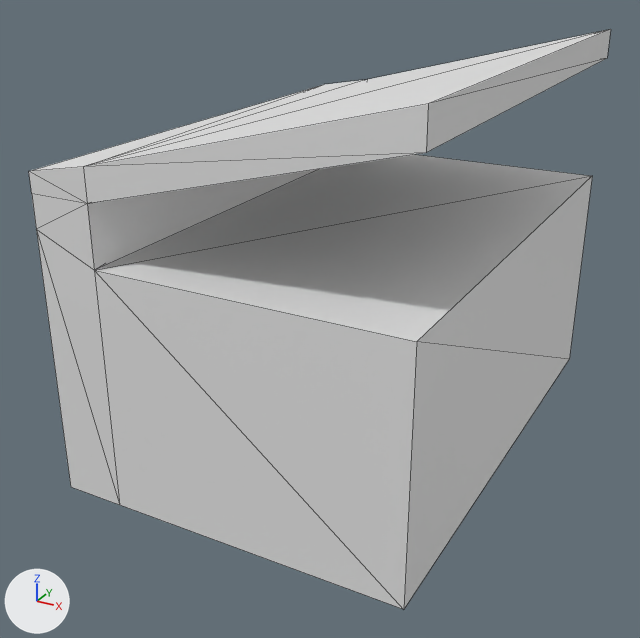
The glTF model resources/models/pickups/ammo_box.glb as it was, and as the next commit left it.
Before and after are seen from a 50 mm camera at (6.81, -18.99, 5.96) aimed at (-3.04, -1.07, -3.0). The axes (+X, +Y, +Z) are drawn at lower left. The lights are the same throughout. The older version comes first. Mesh edges are drawn as thin lines. Where no turn or scale is listed for an object, it has been applied to the vertices. Vertices at exactly the same position are counted once.
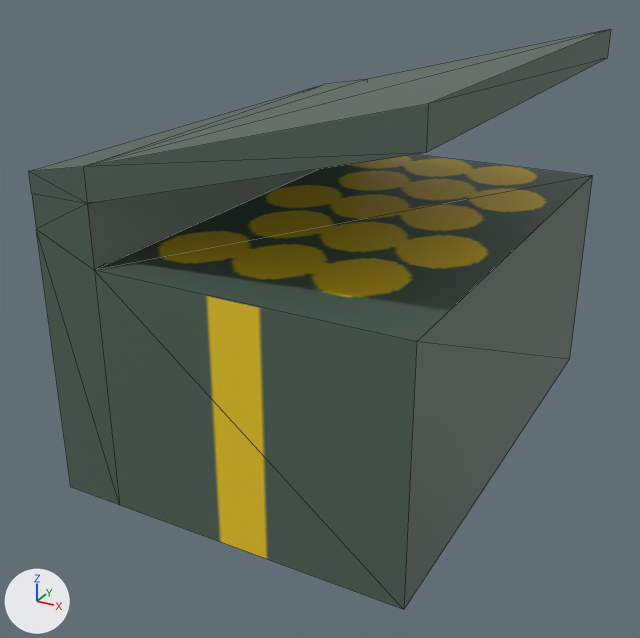
The newer file is also rescaled (x1.263), turned or shifted as a whole; pictures and numbers use the older file's frame.

Pixel boxes [x1, y1, x2, y2] of what changed, in the pictures (640 x 638 px):
'Cube.001', surface changed (darker): [29, 29, 611, 609] in both
part 1 of me_cube_001, surface changed (darker): [29, 29, 611, 609] in both
part 2 of me_cube_001, recoloured (darker): [29, 29, 611, 270] in both

Diff of the bpy script that builds the scene:
```diff
--- a/resources/models/pickups/ammo_box.glb.py
+++ b/resources/models/pickups/ammo_box.glb.py
@@ img_ammo_box_uv @@
+img_ammo_box_uv = load_image('ammo_box_uv', '_unpacked/ammo_box_uv', 1024, 1024, 'sRGB')
@@ mat_material @@
 mat_material = principled_material('Material')
-mat_material.base_color = (0.8, 0.8, 0.8)  # white #e7e7e7
+mat_material.texture = img_ammo_box_uv
@@ me_cube_001 @@
 me_cube_001.from_pydata(...)  # 24 vertices, 48 faces; spans x -6.94..1.69, y -6.29..6.29, z -7.54..2.19
 # used by ob_cube_001; location = (0.0, 0.0, 1.36)
+# me_cube_001 part 1: 48 kept faces spanning x -6.94..1.69, y -6.29..6.29, z -7.54..2.19 get new texture (UV) coordinates
+# me_cube_001 part 2: 28 faces spanning x -6.94..1.69, y -6.29..6.29, z -1.77..2.19 switch from mat_material_001 (white #e7e7e7) to mat_material (picture img_ammo_box_uv)
```
